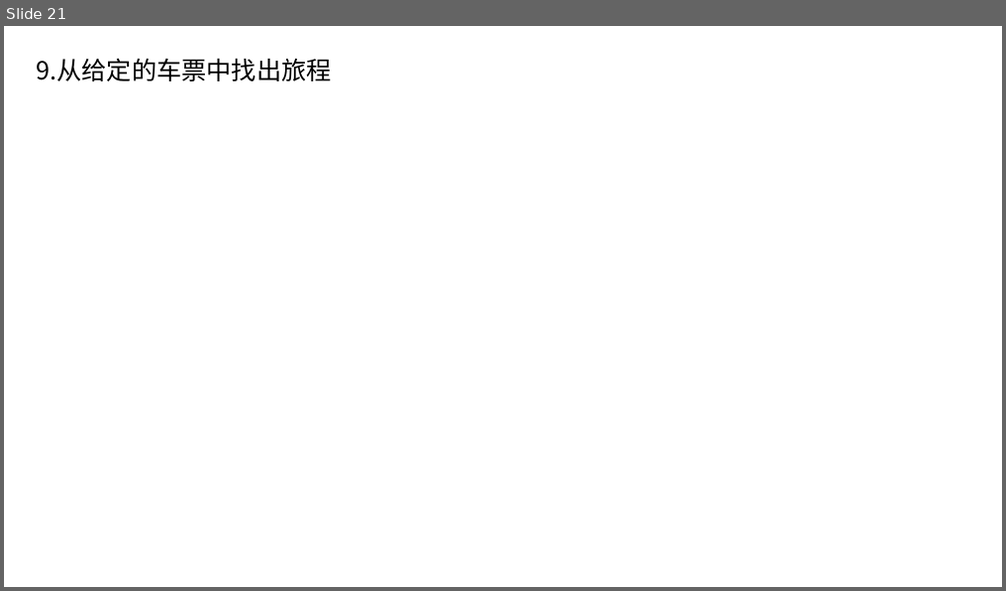
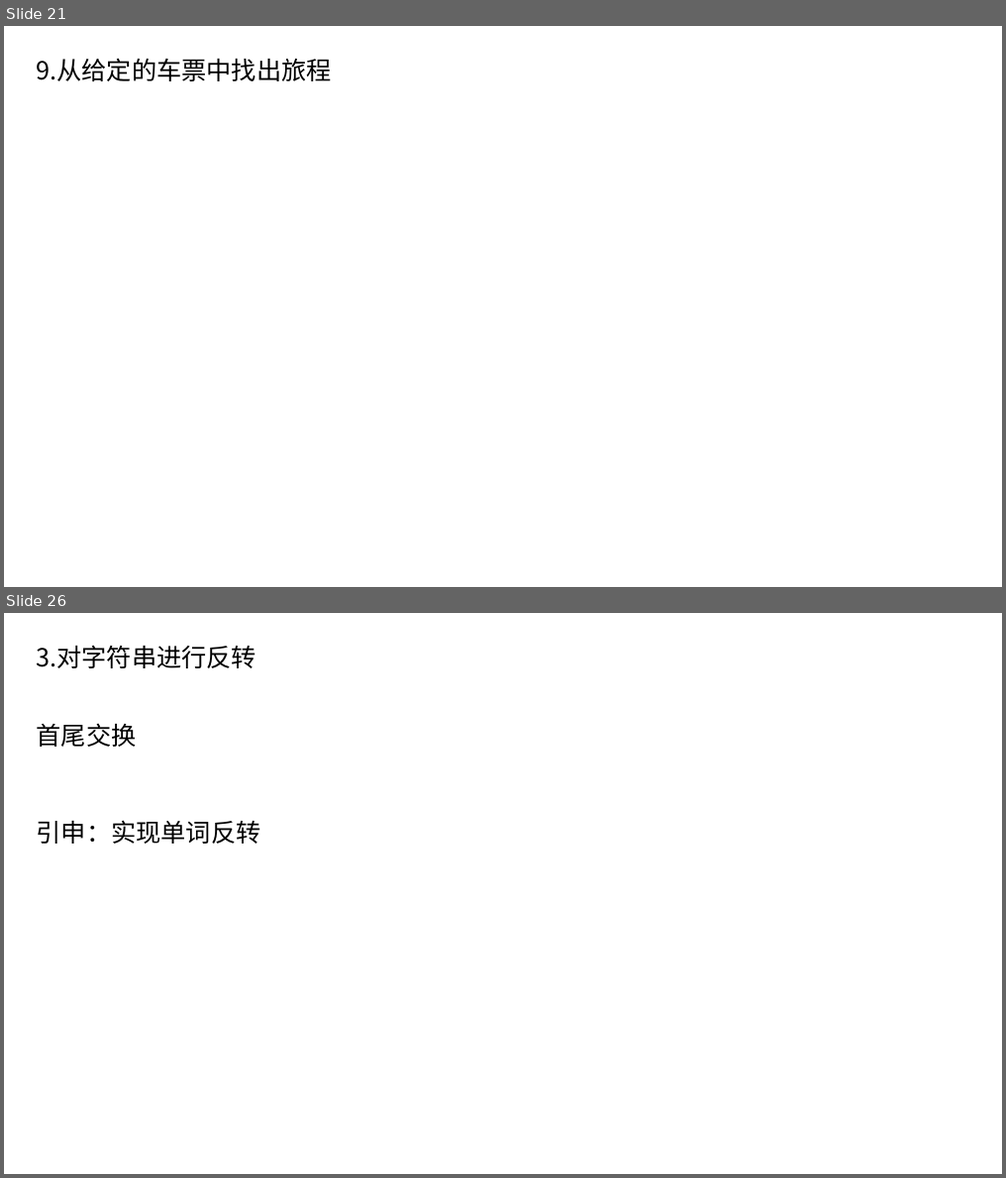
Before and after one commit to xiaojkql/Interview-Prepare, a slide deck: python程序员面试宝典.pptx. Shown one above the other, each under a label of ours: slide 21 before the commit, slides 21 and 26 after it; the slides between them are not shown. The pictures are 1006x591 and 1006x1178 pixels, drawn with LibreOffice and Linux fonts; fonts in the diff are those of the drawing. Boxes give left, top, right and bottom in pixels: in the first picture for what was removed or moved away, otherwise in the second. Text is boxed around its words. In the diff, an @@ line names an element or a change of style, - is before the commit and + after.

```diff
--- a/python程序员面试宝典.pptx
+++ b/python程序员面试宝典.pptx
@@ slide 26 added at bbox=[4, 613, 1002, 1174], background #FFFFFF @@
@@ text added at bbox=[37, 645, 257, 668], 24 pt, text #000000 @@
+3.对字符串进行反转
@@ text added at bbox=[37, 724, 137, 747], 24 pt, text #000000 @@
+首尾交换
@@ text added at bbox=[37, 820, 261, 844], 24 pt, text #000000 @@
+引申：实现单词反转
```
Also in this commit, not shown: 1 slide changed, 14 other slides added, 6 other files.
